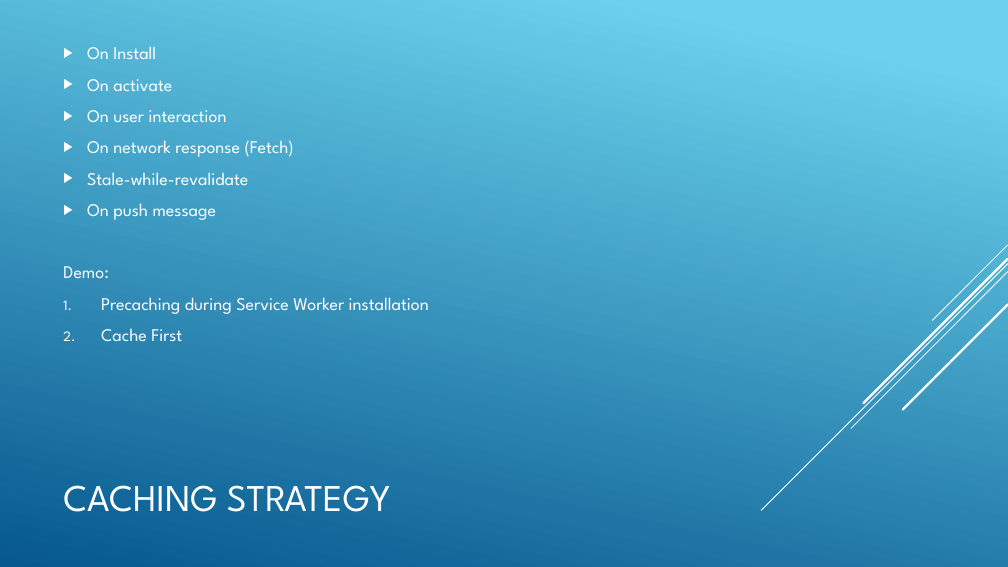
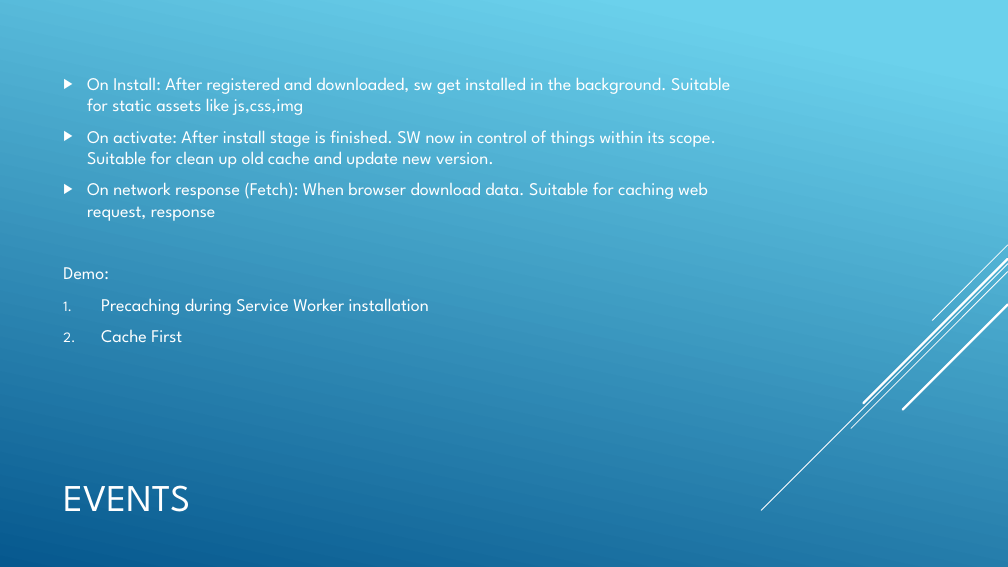
Before and after one commit to ngohungphuc/Presentation, a slide deck: slide 8 of Progressive Web App/PWA.pptx. Drawn at 1008x567 pixels with LibreOffice and Linux fonts; fonts in the diff are those of the drawing. Boxes give left, top, right and bottom in pixels: in the first picture for what was removed or moved away, otherwise in the second. Text is boxed around its words. In the diff, an @@ line names an element or a change of style, - is before the commit and + after.

```diff
--- a/Progressive Web App/PWA.pptx
+++ b/Progressive Web App/PWA.pptx
@@ text at [87,77,730,221]: text changed @@
-▶ On Install
-▶ On activate
-▶ On user interaction
-▶ On network response (Fetch)
-▶ Stale-while-revalidate
-▶ On push message
+▶ On Install: After registered and downloaded, sw get installed in the background. Suitable for static assets like js,css,img
+▶ On activate: After install stage is finished. SW now in control of things within its scope. Suitable for clean up old cache and update new version.
+▶ On network response (Fetch): When browser download data. Suitable for caching web request, response
@@ title at [63,485,190,512]: text changed @@
-CACHING STRATEGY
+EVENTS
```
Also in this commit, not shown: 1 other slide changed.
